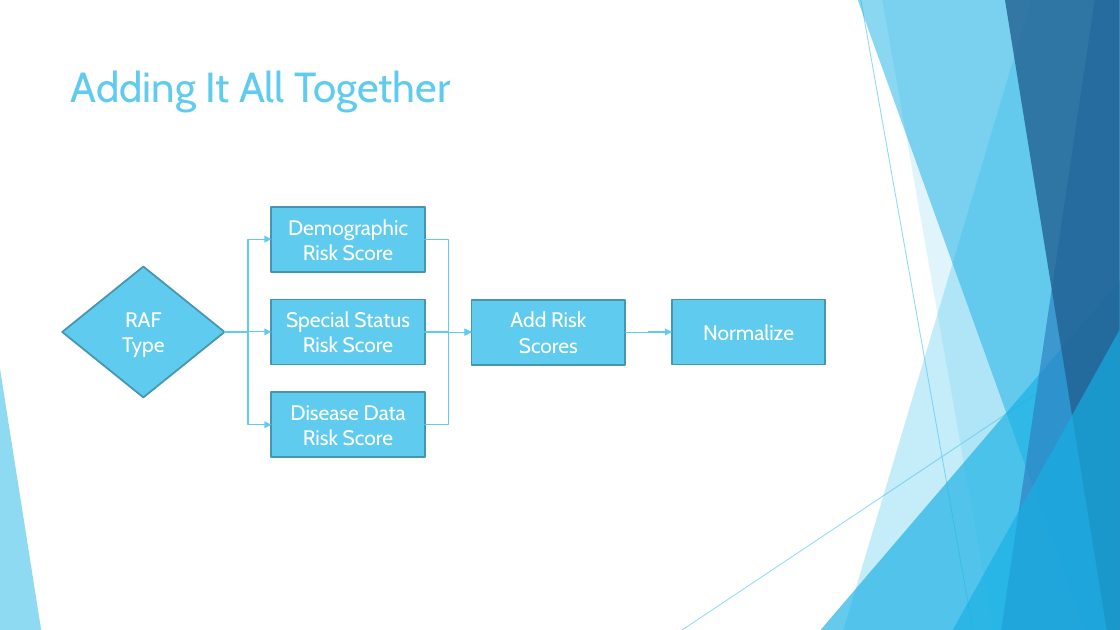
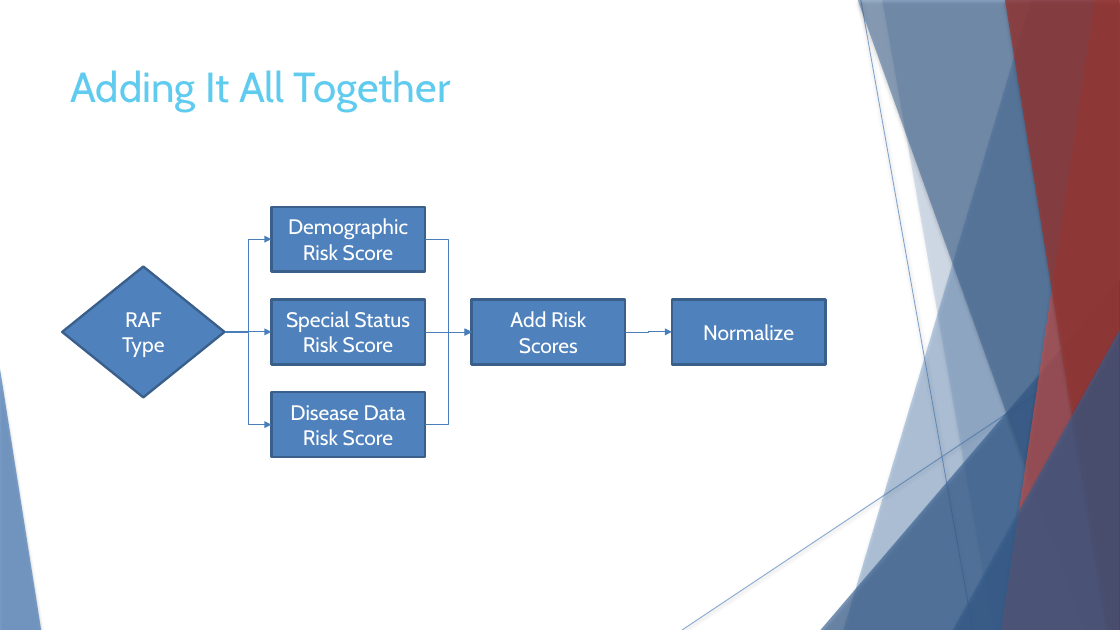
Before and after one commit to tipegoyal/git-ssh, a slide deck: slide 14 of Medicare_RAF_Calculation.pptx. Drawn at 1120x630 pixels with LibreOffice and Linux fonts; fonts in the diff are those of the drawing. Boxes give left, top, right and bottom in pixels: in the first picture for what was removed or moved away, otherwise in the second. Text is boxed around its words. In the diff, an @@ line names an element or a change of style, - is before the commit and + after.

```diff
--- a/Medicare_RAF_Calculation.pptx
+++ b/Medicare_RAF_Calculation.pptx
@@ freeform shape at (844, 0, 1120, 630): fill #5FCBEF at 36% opacity to #4F81BD at 36% opacity; shadow on @@
@@ freeform shape at (858, 0, 1120, 630): fill #17B0E4 at 50% opacity to #376092 at 50% opacity; shadow on @@
@@ line (861, 0) - (973, 630): stroke #5FCBEF 0.75 pt to #4F81BD 0.74 pt @@
@@ freeform shape at (882, 0, 1120, 630): fill #5FCBEF at 20% opacity to #4F81BD at 20% opacity; shadow on; outline redrawn @@
@@ freeform shape at (1002, 0, 1120, 630): fill #2E83C3 at 70% opacity to #C0504D at 70% opacity; shadow on @@
@@ freeform shape at (1005, 0, 1120, 630): fill #226292 at 80% opacity to #953735 at 80% opacity; shadow on @@
@@ elbow arrow (224, 332) - (271, 239): stroke #5FCBEF 1 pt to #4B7EBC 0.75 pt @@
@@ elbow arrow (425, 239) - (471, 332): stroke #5FCBEF 1 pt to #4B7EBC 0.75 pt @@
@@ triangle at (821, 280, 1120, 630): fill #17B0E4 at 66% opacity to #376092 at 66% opacity; shadow on @@
@@ fill #5FCBEF to #4F81BD; outline #4696B1 1.5 pt to #3A5F8C 2 pt in 6 elements at (62, 266, 224, 397), (271, 207, 425, 271), (271, 300, 425, 365), (271, 392, 425, 457), (672, 300, 826, 365), (471, 300, 625, 365) @@
@@ elbow arrow (224, 332) - (271, 425): stroke #5FCBEF 1 pt to #4B7EBC 0.75 pt @@
@@ elbow arrow (224, 332) - (271, 332): stroke #5FCBEF 1 pt to #4B7EBC 0.75 pt @@
@@ elbow arrow (425, 425) - (471, 332): stroke #5FCBEF 1 pt to #4B7EBC 0.75 pt @@
@@ elbow arrow (425, 332) - (471, 332): stroke #5FCBEF 1 pt to #4B7EBC 0.75 pt @@
@@ elbow arrow (625, 332) - (672, 332): stroke #5FCBEF 1 pt to #4B7EBC 0.75 pt @@
@@ line (1120, 339) - (682, 630): stroke #5FCBEF 0.75 pt to #4F81BD 0.74 pt @@
@@ triangle at (953, 330, 1120, 630): fill #17B0E4 at 66% opacity to #376092 at 66% opacity; shadow on @@
@@ triangle at (0, 369, 41, 630): fill #5FCBEF at 70% opacity to #4F81BD at 70% opacity; shadow on @@
```
Also in this commit, not shown: 27 other slides changed.
